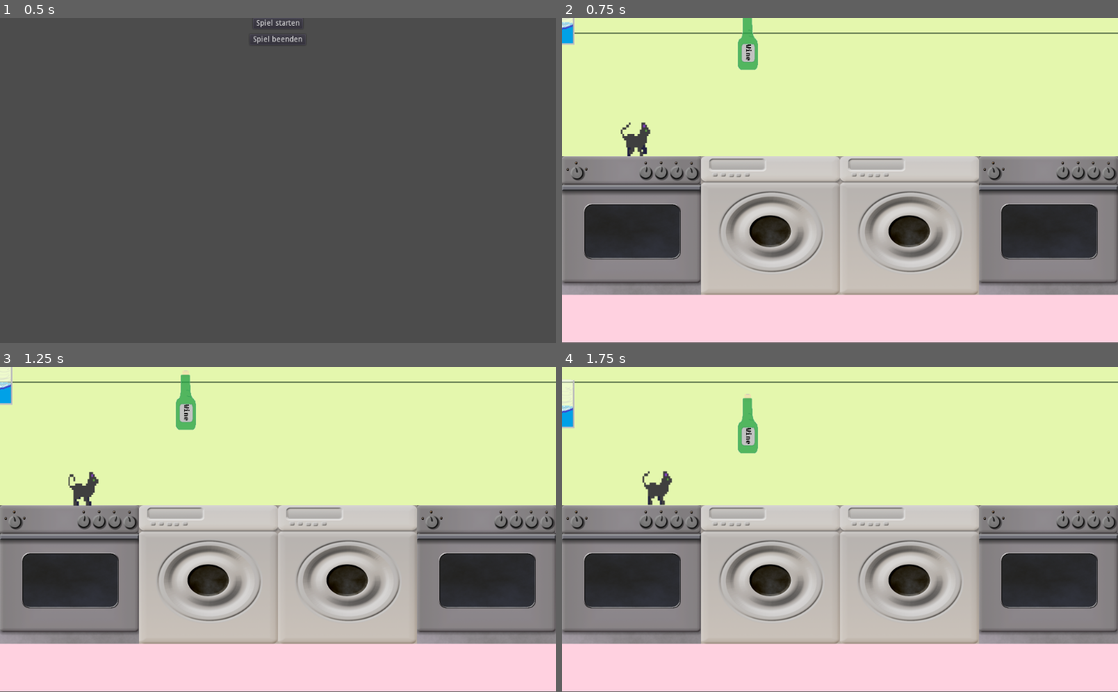
Above: before the commit, frames 1-4 (two rows, left to right).
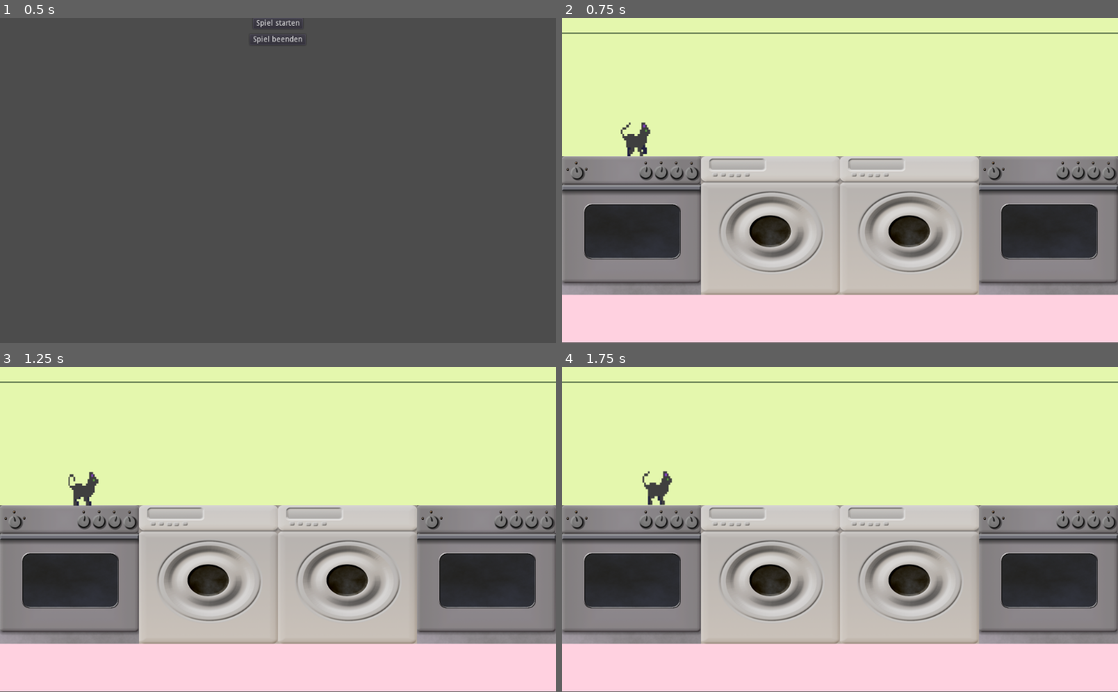
Above: after the commit, the same moments.

Repository: winnerbyhabit/bifigamejam18
Game: Godot game, scene res://Menu.tscn
Same seed, same stepped clock (60 frames per second), same inputs: the game is played once before the commit and once after it.
Inputs:
- Up to frame 1 (0.5 s): no input
- Up to frame 2 (0.75 s): click "Spiel starten" at 0.5 s
- Up to frame 3 (1.25 s): no input
- Up to frame 4 (1.75 s): hold Right (player_right) from 1.28 s (still down); hold Space (player_hit) from 1.28 s (still down)

Frame 1 is identical in both runs. In frame 2, 0.7% of the frame differs, in the area x 0-36%, y 0-17%; in frame 3, 0.7%; in frame 4, 0.8%, in the area x 0-36%, y 3-27%.

Commit message:
Spawn bottles

Diff:
--- a/Bottle.tscn
+++ b/Bottle.tscn
@@ -7,9 +7,7 @@
 custom_solver_bias = 0.0
 extents = Vector2( 10, 11 )
 
-[node name="Bottle" type="RigidBody2D" groups=[
-"bottle",
-]]
+[node name="Bottle" type="RigidBody2D" index="0"]
 
 input_pickable = false
 collision_layer = 1
@@ -29,9 +27,8 @@
 linear_damp = -1.0
 angular_velocity = 0.0
 angular_damp = -1.0
-_sections_unfolded = [ "Collision" ]
 
-[node name="Bottle" type="Sprite" parent="." index="0"]
+[node name="Texture" type="Sprite" parent="." index="0"]
 
 position = Vector2( 0, -2 )
 scale = Vector2( 1, 0.96875 )
--- a/Glass.tscn
+++ b/Glass.tscn
@@ -7,9 +7,7 @@
 custom_solver_bias = 0.0
 extents = Vector2( 11, 11 )
 
-[node name="Glass" type="RigidBody2D" groups=[
-"bottle",
-]]
+[node name="Glass" type="RigidBody2D" index="0"]
 
 input_pickable = false
 collision_layer = 1
@@ -29,14 +27,13 @@
 linear_damp = -1.0
 angular_velocity = 0.0
 angular_damp = -1.0
-_sections_unfolded = [ "Collision" ]
 
-[node name="Glass" type="Sprite" parent="." index="0"]
+[node name="Texture" type="Sprite" parent="." index="0"]
 
 texture = ExtResource( 1 )
 
 [node name="CollisionShape2D" type="CollisionShape2D" parent="." index="1"]
 
-position = Vector2( 9.53674e-07, 5 )
-scale = Vector2( 2.30769, 4.23077 )
+position = Vector2( 0, 5 )
+scale = Vector2( 2.30769, 3.92857 )
 shape = SubResource( 1 )
--- a/Level.gd
+++ b/Level.gd
@@ -1,6 +1,8 @@
 extends Node
 
 onready var old_player_pos = $Player.position
+
+var bottle_timer = 0
 
 func _ready():
 	# Called every time the node is added to the scene.
@@ -16,3 +18,39 @@
 		$TileMap.set_next_tile(-1)
 		$bg.position.x -= $TileMap.cell_size.x
 	old_player_pos = $Player.position
+	spawn_bottle(delta)
+
+
+func spawn_bottle(delta):
+	bottle_timer += delta
+	# TODO timer aendern
+	if bottle_timer >= 5:
+		# RNG
+		var r = randi() % 5
+		# TODO Wahrscheinlichkeitsverteilung aendern
+		# spawn bottle
+		var bottle_scene
+		var bottle_texture
+		match r:
+			0: # spawn Glass
+				bottle_scene = "res://Glass.tscn"
+				bottle_texture = "res://assets/bottles/glass.png"
+			1: # spawn Bottle 1
+				bottle_scene = "res://Bottle.tscn"
+				bottle_texture = "res://assets/bottles/bottle1.png"
+			2: # spawn Bottle 2
+				bottle_scene = "res://Bottle.tscn"
+				bottle_texture = "res://assets/bottles/bottle2.png"
+			3: # spawn Bottle 3
+				bottle_scene = "res://Bottle.tscn"
+				bottle_texture = "res://assets/bottles/bottle3.png"
+			4: # spawn Bottle 4
+				bottle_scene = "res://Bottle.tscn"
+				bottle_texture = "res://assets/bottles/poison_bottle.png"
+		var scene = load(bottle_scene)
+		var scene_instance = scene.instance()
+		scene_instance.set_name("Bottle")
+		scene_instance. get_node("Texture").texture = load(bottle_texture)
+		scene_instance.position = $Player.position + Vector2(1000,10)
+		add_child(scene_instance)
+		bottle_timer = 0
--- a/Level.tscn
+++ b/Level.tscn
@@ -7,10 +7,8 @@
 [ext_resource path="res://TileMap.gd" type="Script" id=5]
 [ext_resource path="res://Player.tscn" type="PackedScene" id=6]
 [ext_resource path="res://sounds/background/cat_song.wav" type="AudioStream" id=7]
-[ext_resource path="res://Glass.tscn" type="PackedScene" id=8]
-[ext_resource path="res://Bottle.tscn" type="PackedScene" id=9]
 
-[node name="Level" type="Node"]
+[node name="Level" type="Node" index="0"]
 
 script = ExtResource( 1 )
 
@@ -92,12 +90,7 @@
 
 stream = ExtResource( 7 )
 volume_db = 1.0
+pitch_scale = 1.0
 autoplay = true
 mix_target = 0
 bus = "Master"
-
-[node name="Glass" parent="." index="4" instance=ExtResource( 8 )]
-
-[node name="Bottle" parent="." index="5" instance=ExtResource( 9 )]
-
-position = Vector2( 340, 40 )
Not shown: 1 places in Level.tscn that only renumber resources
